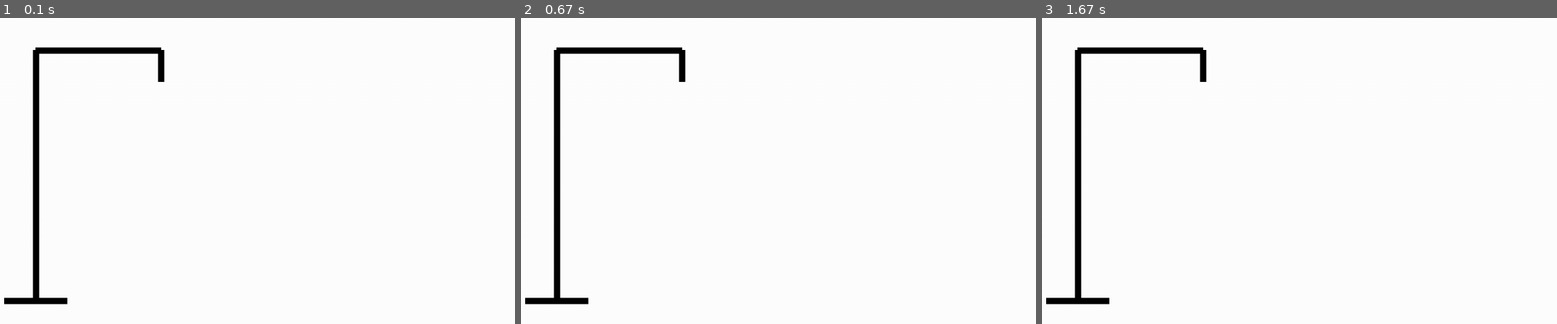
Above: before the commit, frames 1-3 (left to right).
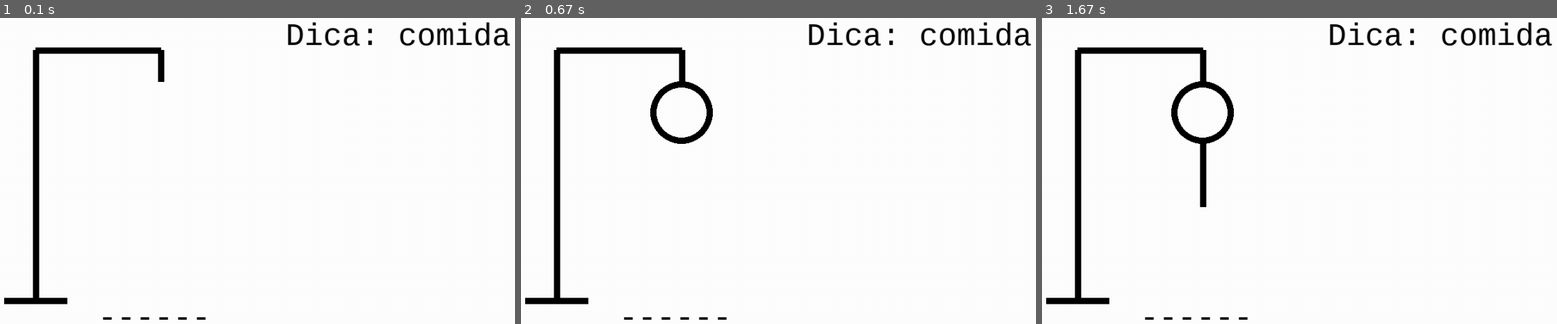
Above: after the commit, the same moments.

Repository: AnandaCampelo/Aquario_PyGame
Game: pygame game, started from minigames/jogo da forca/jogo.py
Two runs of this game, one before a commit and one after it. Both use one fixed random seed, a clock stepped at 60 frames per second and the inputs below.
Inputs:
- Up to frame 1 (0.1 s): no input
- Up to frame 2 (0.67 s): tap Enter at 0.33 s
- Up to frame 3 (1.67 s): tap Space at 0.67 s

The runs differ from the first frame. In frame 1, 1.1% of the frame differs, in the area x 19-100%, y 1-99%; in frame 2, 1.9%; in frame 3, 2.1%.

Commit message:
forca - 002

Diff:
--- a/minigames/jogo da forca/jogo.py
+++ b/minigames/jogo da forca/jogo.py
@@ -12,15 +12,14 @@
 for dica in dic.keys():
     dicas.append(dica)
 dica_escolhida = random.choice(dicas)
+dica_final = 'Dica: ' + dica_escolhida
 for dica,lista in dic.items():
          if dica == dica_escolhida:
-            palavra = random.choice(lista)
+            p = random.choice(lista)
+            palavra = p.upper()
             break
 
 tentativas = []
-palavra_escolhida = []
-palavra_escondida = []
-end_game = True
 chances = 0
 letra = ''
 
@@ -44,6 +43,26 @@
     if chances >= 6:
         pygame.draw.line(window, (0,0,0), (300,340), (375,415), 10)
 
+def esconde_palavra(palavra,tentativas):
+    palavra_escondida = palavra
+    for i in range(0,len(palavra_escondida)):
+        if not palavra_escondida[i] in tentativas:
+            palavra_escondida = palavra_escondida.replace(palavra_escondida[i], '-')
+    return palavra_escondida
+
+def tentar_letra(tentativas, palavra, letra, chances):
+    if not letra in tentativas:
+        tentativas.append(letra)
+        if not letra in palavra:
+            chances += 1
+    return tentativas, chances
+
+def jogo(window,palavra_escondida):
+    mostrar_dica = font.render(dica_final, True, (0,0,0))
+    window.blit(mostrar_dica, (500,50))
+    mostrar_palavra = font.render(palavra_escondida, True, (0,0,0))
+    window.blit(mostrar_palavra, (200,500))
+
 while True:
     for event in pygame.event.get():
         if event.type == pygame.QUIT:
@@ -53,5 +72,9 @@
             letra = str(pygame.key.name(event.key)).upper()
 
     desenho(window,chances)
+    palavra_escondida = esconde_palavra(palavra,tentativas)
+    tentativas, chances = tentar_letra(tentativas, palavra, letra, chances)
+    jogo(window,palavra_escondida)
+    #desenho(window,chances)
 
     pygame.display.update()
